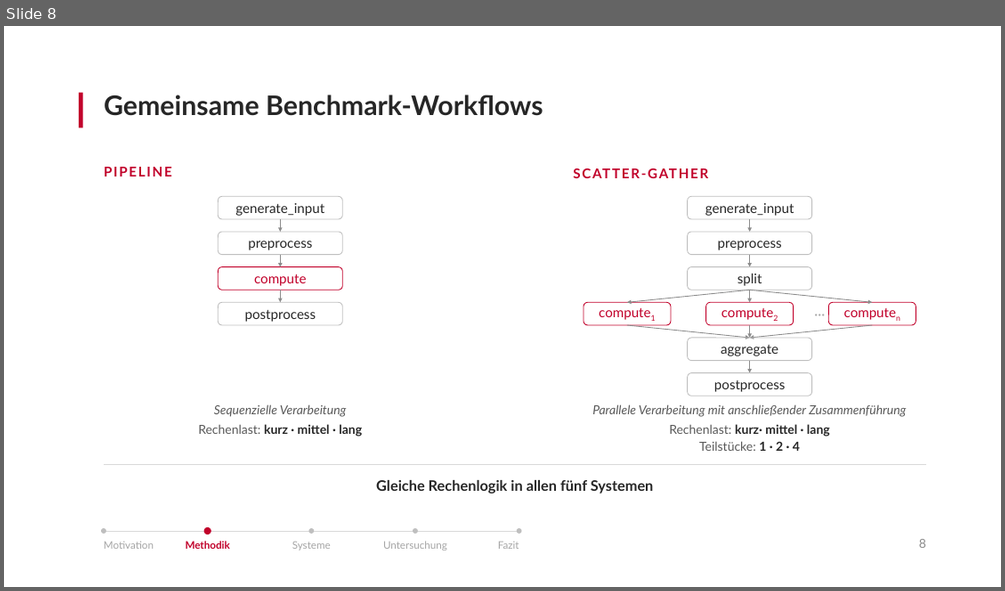
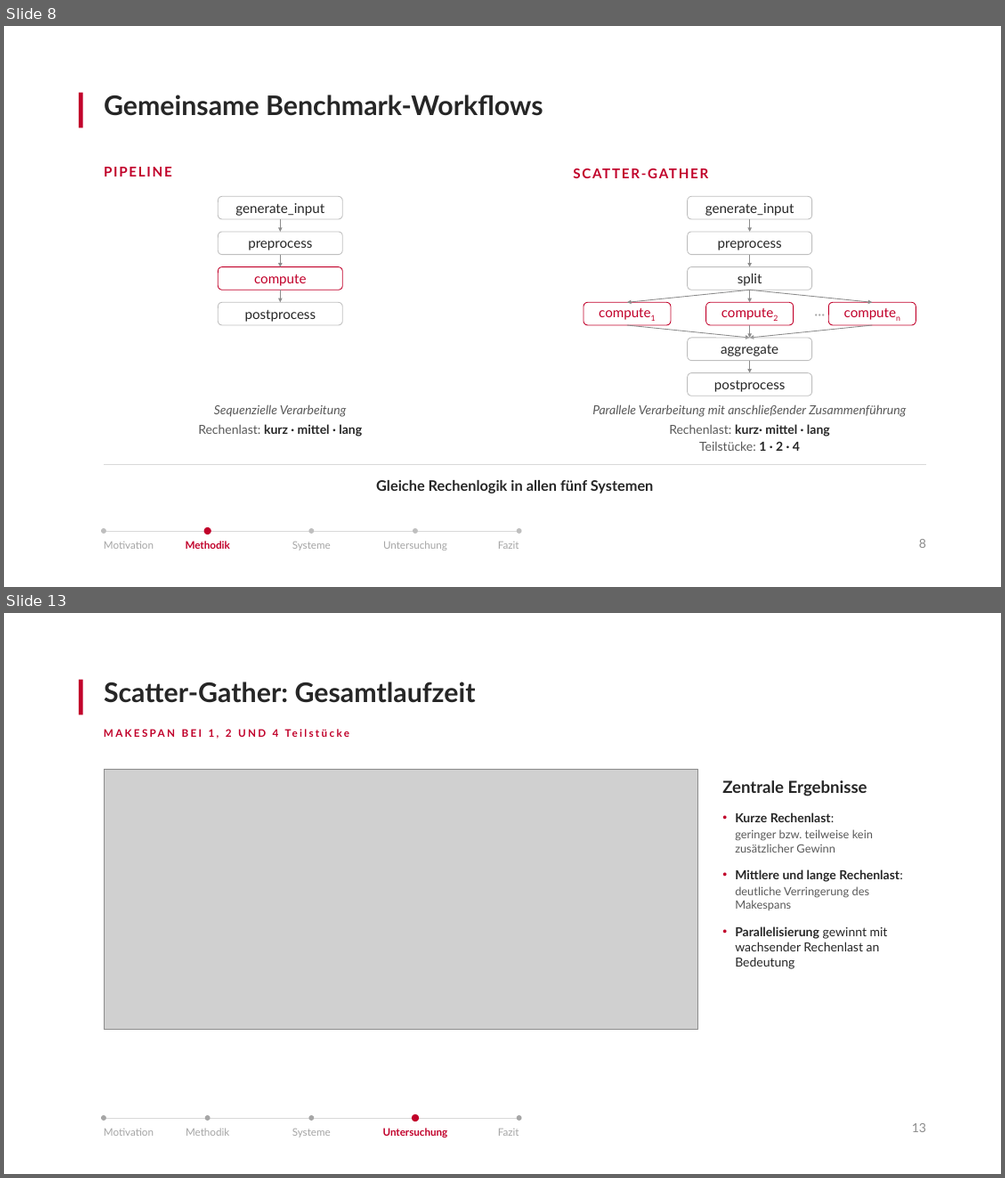
Before and after one commit to antahiri/bachelorarbeit-wms, a slide deck: Präsentation-Kolloqium.pptx. Shown one above the other, each under a label of ours: slide 8 before the commit, slides 8 and 13 after it; the slides between them are not shown. The pictures are 1005x591 and 1005x1178 pixels, drawn with LibreOffice and Linux fonts; fonts in the diff are those of the drawing; grey boxes stand for pictures. Boxes give left, top, right and bottom in pixels: in the first picture for what was removed or moved away, otherwise in the second. Text is boxed around its words. In the diff, an @@ line names an element or a change of style, - is before the commit and + after.

```diff
--- a/Präsentation-Kolloqium.pptx
+++ b/Präsentation-Kolloqium.pptx
@@ slide 13 added at (x1=4, y1=613, x2=1001, y2=1174), background #FFFFFF @@
@@ rectangle added at (x1=79, y1=680, x2=83, y2=714), fill #C1002A @@
@@ title added at (x1=104, y1=682, x2=476, y2=703), 26 pt, text #262626, bold @@
+Scatter-Gather: Gesamtlaufzeit
@@ text added at (x1=209, y1=729, x2=279, y2=737), 10 pt, text #C1002A, bold @@
+MAKESPAN BEI 1, 2 UND 4 Teilstücke
@@ picture added at (x1=104, y1=769, x2=697, y2=1030) @@
@@ text added at (x1=722, y1=780, x2=867, y2=796), 16 pt, text #262626, bold @@
+Zentrale Ergebnisse
@@ text added at (x1=735, y1=812, x2=903, y2=969), 12 pt, text #262626 @@
+• Kurze Rechenlast:
+geringer bzw. teilweise kein zusätzlicher Gewinn
+• Mittlere und lange Rechenlast:
+deutliche Verringerung des Makespans
+• Parallelisierung gewinnt mit wachsender Rechenlast an Bedeutung
@@ ellipse added at (x1=101, y1=1116, x2=106, y2=1121), fill #A6A6A6 @@
@@ line added from (104, 1118) to (519, 1118), #D9D9D9 0.75 pt @@
@@ ellipse added at (x1=205, y1=1116, x2=210, y2=1121), fill #A6A6A6 @@
@@ ellipse added at (x1=309, y1=1116, x2=315, y2=1121), fill #A6A6A6 @@
@@ ellipse added at (x1=412, y1=1114, x2=419, y2=1121), fill #C1002A @@
@@ ellipse added at (x1=517, y1=1116, x2=521, y2=1121), fill #A6A6A6 @@
@@ text added at (x1=104, y1=1127, x2=154, y2=1135), 10 pt, text #A6A6A6 @@
+Motivation
@@ text added at (x1=186, y1=1127, x2=229, y2=1135), 10 pt, text #A6A6A6 @@
+Methodik
@@ text added at (x1=292, y1=1128, x2=331, y2=1137), 10 pt, text #A6A6A6 @@
+Systeme
@@ text added at (x1=383, y1=1127, x2=448, y2=1137), 10 pt, text #C1002A, bold @@
+Untersuchung
@@ text added at (x1=498, y1=1128, x2=519, y2=1135), 10 pt, text #A6A6A6 @@
+Fazit
@@ text added at (x1=912, y1=1123, x2=926, y2=1132), 12 pt, text #8C8C8C @@
+13
```
Also in this commit, not shown: 2 slides changed, 5 other slides added.
